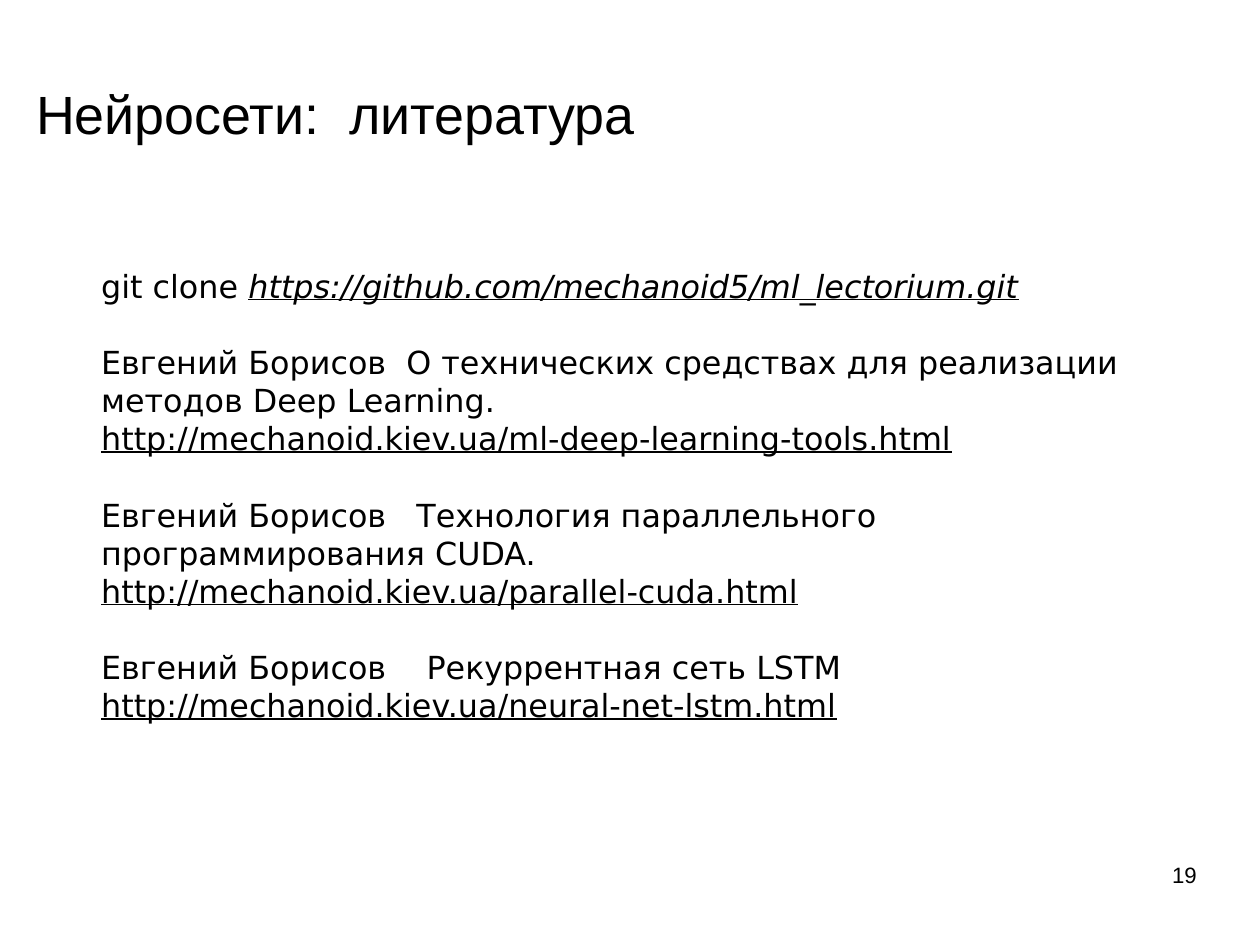
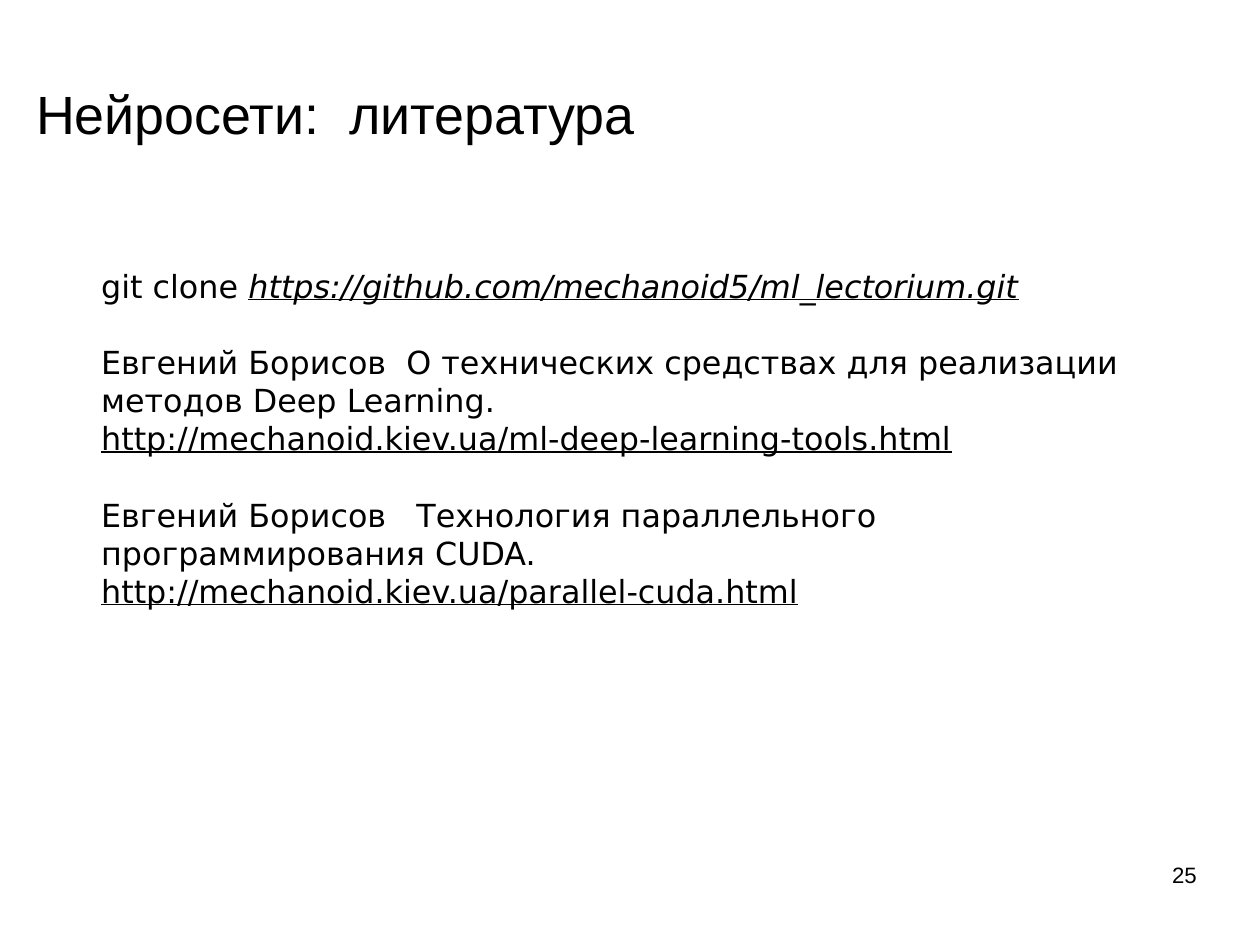
Before and after one commit to mechanoid5/ml_lectorium_legacy, a slide deck: slide 25 of 19-tech-stack-tf.odp (slide 19 before the commit). Drawn at 1260x945 pixels with LibreOffice and Linux fonts; fonts in the diff are those of the drawing; background and template pictures are left out. Boxes give left, top, right and bottom in pixels: in the first picture for what was removed or moved away, otherwise in the second. Text is boxed around its words. In the diff, an @@ line names an element or a change of style, - is before the commit and + after.

```diff
--- a/19-tech-stack-tf.odp
+++ b/19-tech-stack-tf.odp
@@ text at [101, 655, 841, 724]: paragraph removed @@
-Евгений Борисов Рекуррентная сеть LSTM http://mechanoid.kiev.ua/neural-net-lstm.html
@@ page number at [1172, 867, 1197, 884]: text changed @@
-19
+25
```
Also in this commit, not shown: 9 other slides changed, 8 slides added, 2 slides removed.
